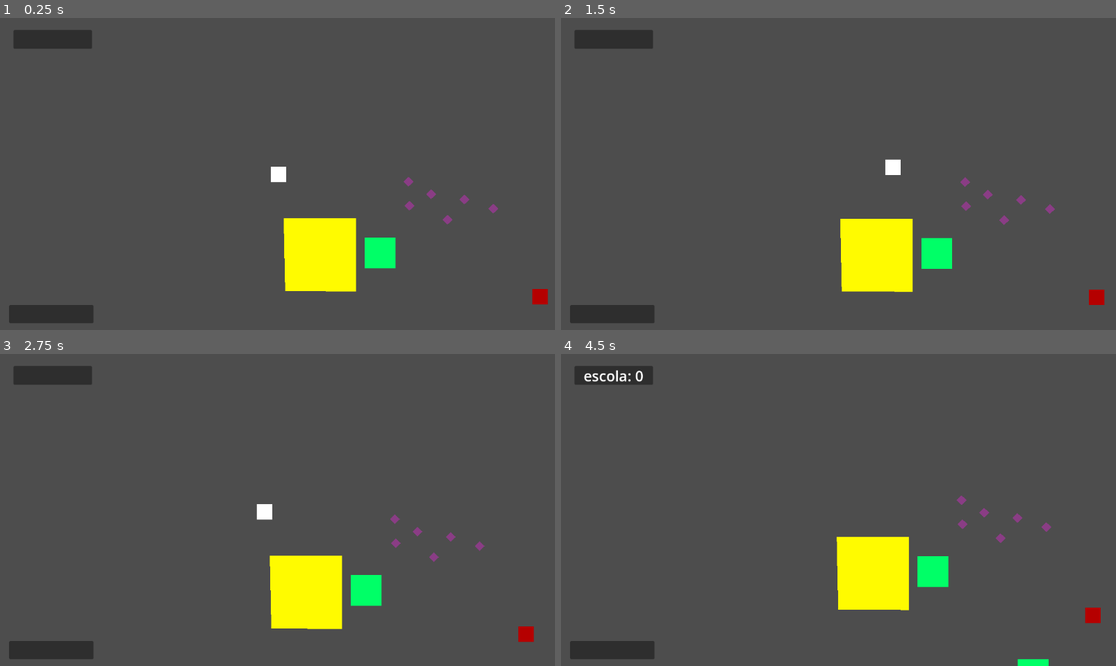
Above: before the commit, frames 1-4 (two rows, left to right).
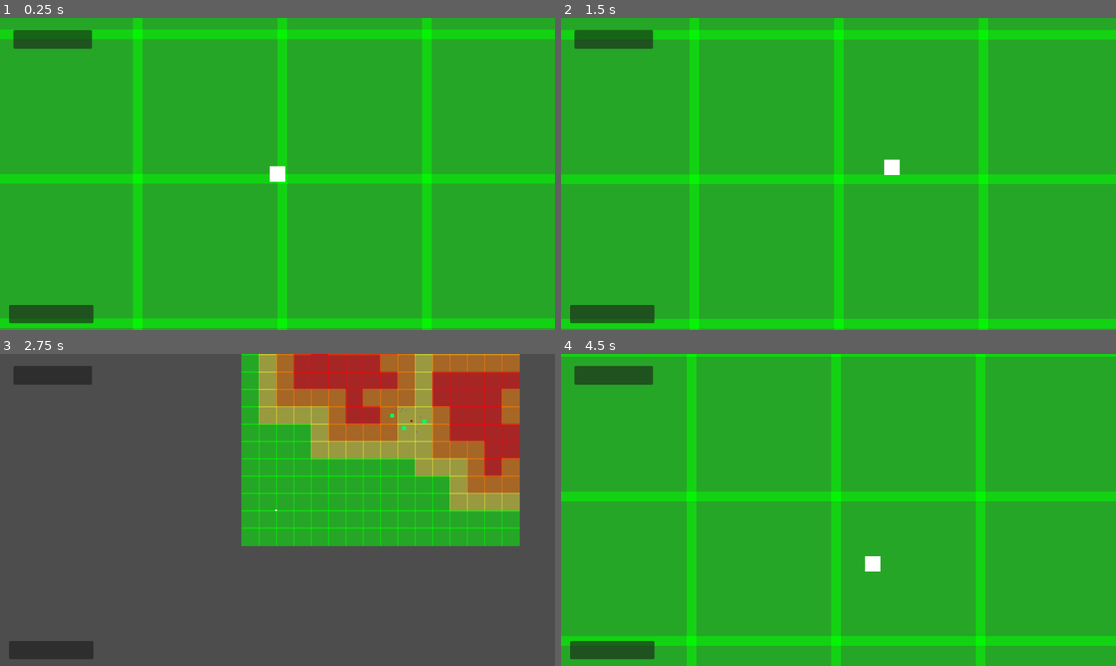
Above: after the commit, the same moments.

Repository: DiegoHommer/Day_In_The_Life_of_a_Slime
Game: Godot game, scene res://main.tscn
The game is run twice, just before and just after one commit, with the same random seed, the same clock (stepped at 60 frames per second) and the same inputs.
Inputs (mouse positions are in pixels of both pictures, inside the frame that each line leads up to):
- Up to frame 1 (0.25 s): no input
- Up to frame 2 (1.5 s): tap Enter (ui_accept) at 0.5, 0.77 s; move the mouse to (960, 158) at 0.52 s; tap Z (zoom, bound only after the commit) at 0.6, 1.35 s; move the mouse to (727, 189) at 1.27 s
- Up to frame 3 (2.75 s): tap Enter (ui_accept) at 1.52 s; move the mouse to (333, 441) at 2.02 s; tap Z (zoom, bound only after the commit) at 2.1 s
- Up to frame 4 (4.5 s): move the mouse to (810, 572) at 2.77 s; tap Z (zoom, bound only after the commit) at 2.85, 3.6, 4.35 s; tap Enter (ui_accept) at 3.02, 3.77 s; move the mouse to (1005, 556) at 3.52 s; move the mouse to (672, 463) at 4.27 s

The runs differ from the first frame. In frame 1, 100% of the frame differs, in the area x 0-100%, y 0-100%; in frame 2, 100%; in frame 3, 35%; in frame 4, 100%.

Commit message:
heatmap
Tem duas cenas novas. O gerador_de_heatmap que gera o heatmap criando as cenas areas_mapa.
Fiz o player spawnar num canto e a escola no outro.  Esses dois a principio vão ser áreas seguras.
Pra dar zoom e ver o mapa todo aperta Z

Diff:
--- a/Camera2D.gd
+++ b/Camera2D.gd
@@ -1,6 +1,7 @@
 extends Camera2D
 
 var direction = Vector2(0,0)
+var is_zoomed = false
 
 #Pra fazer ele ficar mais rápido quando o player sai do centro, eu não tô normalizando a posição
 #Além disso, a velocidade do pc tem que ser maior do que a velocidade "real" dele pelo jeito como
@@ -12,6 +13,7 @@
 var velocity = Vector2(0,0)
 # Called when the node enters the scene tree for the first time.
 func _ready():
+	position = pc.position
 	speed = pc.speed*speed_multiplier
 
 
@@ -21,3 +23,11 @@
 	#direction = direction.normalized()
 	velocity = speed*direction
 	position += velocity
+
+	if Input.is_action_just_pressed("zoom"): #dá zoom no Z
+		is_zoomed = not is_zoomed
+
+	if is_zoomed:
+		zoom = Vector2(0.12,0.12)
+	else:
+		zoom = Vector2(1,1)
--- /dev/null
+++ b/areas_mapa.gd
@@ -0,0 +1,26 @@
+extends Area2D
+
+var level = 0
+var area = get_child(-1)
+var color = Color()
+var green = Color(0,1,0,0.5)
+var yellow = Color(0.9,0.9,0.2,0.5)
+var orange = Color(1,0.5,0,0.5)
+var red = Color(1,0,0,0.5)
+
+# Called when the node enters the scene tree for the first time.
+func _ready():
+	pass # Replace with function body.
+
+
+# Called every frame. 'delta' is the elapsed time since the previous frame.
+func _process(delta):
+	match level:
+		0:
+			color = green
+		1:
+			color = yellow
+		2:
+			color = orange
+		3:
+			color = red
--- /dev/null
+++ b/gerador_do_heatmap.gd
@@ -0,0 +1,86 @@
+extends Node
+
+const HEATMAP_SIZE = 16
+const DIFICULDADE = 2
+var area_scene = preload("res://scenes/areas_mapa.tscn")
+var areas = []
+
+
+var trash = 0
+
+func _ready():
+	for i in HEATMAP_SIZE:
+		for j in HEATMAP_SIZE:
+			areas.append([])
+			areas[i].append(area_scene.instantiate())
+			add_child(areas[i][j])
+			areas[i][j].position = Vector2(300*(i-HEATMAP_SIZE/2), 300*(j-HEATMAP_SIZE/2))
+			areas[i][j].level = 0
+
+	var A_x = randi_range(round(HEATMAP_SIZE/8),round(HEATMAP_SIZE/3))
+	var A_y = randi_range(round(HEATMAP_SIZE/8), round(HEATMAP_SIZE/3))
+
+	var B_x = randi_range(round(2*HEATMAP_SIZE/3),round(7*HEATMAP_SIZE/8))
+	var B_y = randi_range(round(2*HEATMAP_SIZE/4), round(7*HEATMAP_SIZE/8))
+
+	cidade(A_x, A_y)
+
+	for i in DIFICULDADE:
+		urbanização()
+
+	ajuste()
+
+	cidade(B_x,B_y)
+	for i in DIFICULDADE:
+		urbanização()
+	ajuste()
+
+
+
+
+
+func cidade(x, y):
+	areas[x][y].level = 6
+	areas[x+1][y].level = 6
+	areas[x][y+1].level = 6
+	areas[x+1][y+1].level = 6
+
+func urbanização():
+
+	var pontos_para_aumentar = []
+
+	for i in HEATMAP_SIZE:
+		for j in HEATMAP_SIZE:
+			if is_near(i,j,6) and areas[i][j].level == 0:
+				pontos_para_aumentar.append([i,j])
+
+	for ponto in pontos_para_aumentar:
+				var rand = randi_range(1,2)
+				if rand == 1:
+					areas[ponto[0]][ponto[1]].level = 6
+				else:
+					areas[ponto[0]][ponto[1]].level = 5
+
+func ajuste():
+		for i in HEATMAP_SIZE:
+			for j in HEATMAP_SIZE:
+				if areas[i][j].level > 3:
+					areas[i][j].level -= 3
+		for i in HEATMAP_SIZE:
+			for j in HEATMAP_SIZE:
+				if areas[i][j].level == 0 and is_near(i,j,3):
+					areas[i][j].level = 2
+		for i in HEATMAP_SIZE:
+			for j in HEATMAP_SIZE:
+				if areas[i][j].level == 0 and is_near(i,j,2):
+					areas[i][j].level = 1
+
+
+func is_near(x,y, nivel):
+	for i in [-1,0,1]:
+		for j in [-1,0,1]:
+			if (x+i) >= 0 and (x + i) < HEATMAP_SIZE and (y+j) >= 0 and (y + j) < HEATMAP_SIZE:
+				if areas[x+i][y+j].level == nivel:
+					return true
+
+	return false
--- a/main.tscn
+++ b/main.tscn
@@ -7,8 +7,12 @@
 [ext_resource type="PackedScene" uid="uid://7mmbb1qa3p7p" path="res://scenes/tree.tscn" id="4_w12li"]
 [ext_resource type="PackedScene" uid="uid://7xnnhbq4qci0" path="res://scenes/Trash.tscn" id="5_1mn4b"]
 [ext_resource type="Script" path="res://Camera2D.gd" id="6_fedkr"]
+[ext_resource type="Script" path="res://gerador_do_heatmap.gd" id="8_p2y4t"]
 
 [node name="Node2D" type="Node2D"]
+
+[node name="gerador_do_heatmap" type="Node2D" parent="."]
+script = ExtResource("8_p2y4t")
 
 [node name="Familia" type="Node2D" parent="."]
 
--- a/project.godot
+++ b/project.godot
@@ -15,6 +15,14 @@
 config/features=PackedStringArray("4.2", "Mobile")
 config/icon="res://icon.svg"
 
+[input]
+
+zoom={
+"deadzone": 0.5,
+"events": [Object(InputEventKey,"resource_local_to_scene":false,"resource_name":"","device":-1,"window_id":0,"alt_pressed":false,"shift_pressed":false,"ctrl_pressed":false,"meta_pressed":false,"pressed":false,"keycode":0,"physical_keycode":90,"key_label":0,"unicode":122,"echo":false,"script":null)
+]
+}
+
 [layer_names]
 
 2d_physics/layer_1="World"
--- /dev/null
+++ b/scenes/Polygon2D.gd
@@ -0,0 +1,11 @@
+extends Polygon2D
+
+
+# Called when the node enters the scene tree for the first time.
+func _ready():
+	pass
+
+
+# Called every frame. 'delta' is the elapsed time since the previous frame.
+func _process(delta):
+	color = get_parent().color
--- /dev/null
+++ b/scenes/areas_mapa.tscn
@@ -0,0 +1,14 @@
+[gd_scene load_steps=3 format=3 uid="uid://ds8vhrfb2c1cv"]
+
+[ext_resource type="Script" path="res://areas_mapa.gd" id="1_ao8n4"]
+[ext_resource type="Script" path="res://scenes/Polygon2D.gd" id="2_isscf"]
+
+[node name="Node2D" type="Area2D"]
+script = ExtResource("1_ao8n4")
+
+[node name="Polygon2D" type="Polygon2D" parent="."]
+polygon = PackedVector2Array(0, 0, 320, 0, 320, 320, 0, 320)
+script = ExtResource("2_isscf")
+
+[node name="CollisionPolygon2D" type="CollisionPolygon2D" parent="."]
+polygon = PackedVector2Array(0, 0, 320, 0, 320, 320, 0, 320)
--- a/scenes/escola.gd
+++ b/scenes/escola.gd
@@ -4,6 +4,9 @@
 @onready var qtd_filhos = %QtdFilhos
 @onready var game_manager = %GameManager
 
+func _ready():
+	position = Vector2(1800, -1800)
+
 func _on_body_entered(body):
 	# Se o player entra em contato com a escola, filhos morrem e add count
 	if (body.name == "PC"):
--- a/scenes/filho.gd
+++ b/scenes/filho.gd
@@ -25,7 +25,7 @@
 		#a ideia é que ele segue um ponto que tá um pouco atrás do filho anterior (ou pc, se for o primeiro filho)
 		#(aqui, parent.get_child(numero-1) é o filho anterior)
 		#eu tentei fazer ele seguir diretamente o filho anterior, mas daí eles se amontoavam
-		direction = (parent.get_child(numero-1).position-30*mult_dist*parent.get_child(numero-1).direction) - position
+		direction = (parent.get_child(numero-1).position-(10 + 20*mult_dist)*parent.get_child(numero-1).direction) - position
 		direction = direction.normalized()
 		velocity = speed*direction
 		move_and_slide()
--- a/scenes/pc.gd
+++ b/scenes/pc.gd
@@ -26,6 +26,7 @@
 
 
 func _ready():
+	position = Vector2(-1800,1800)
 	parent = get_parent()
 
 
Not shown: 1 places in main.tscn that only renumber resources
